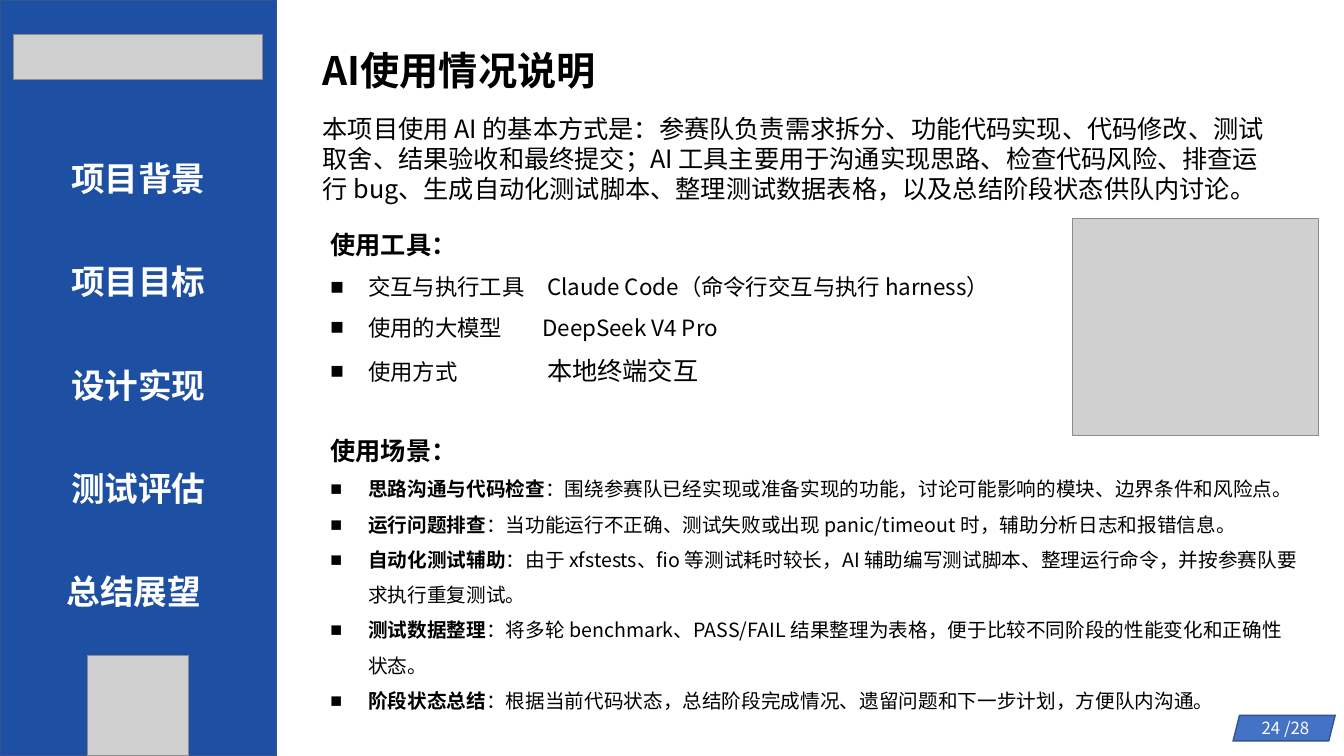
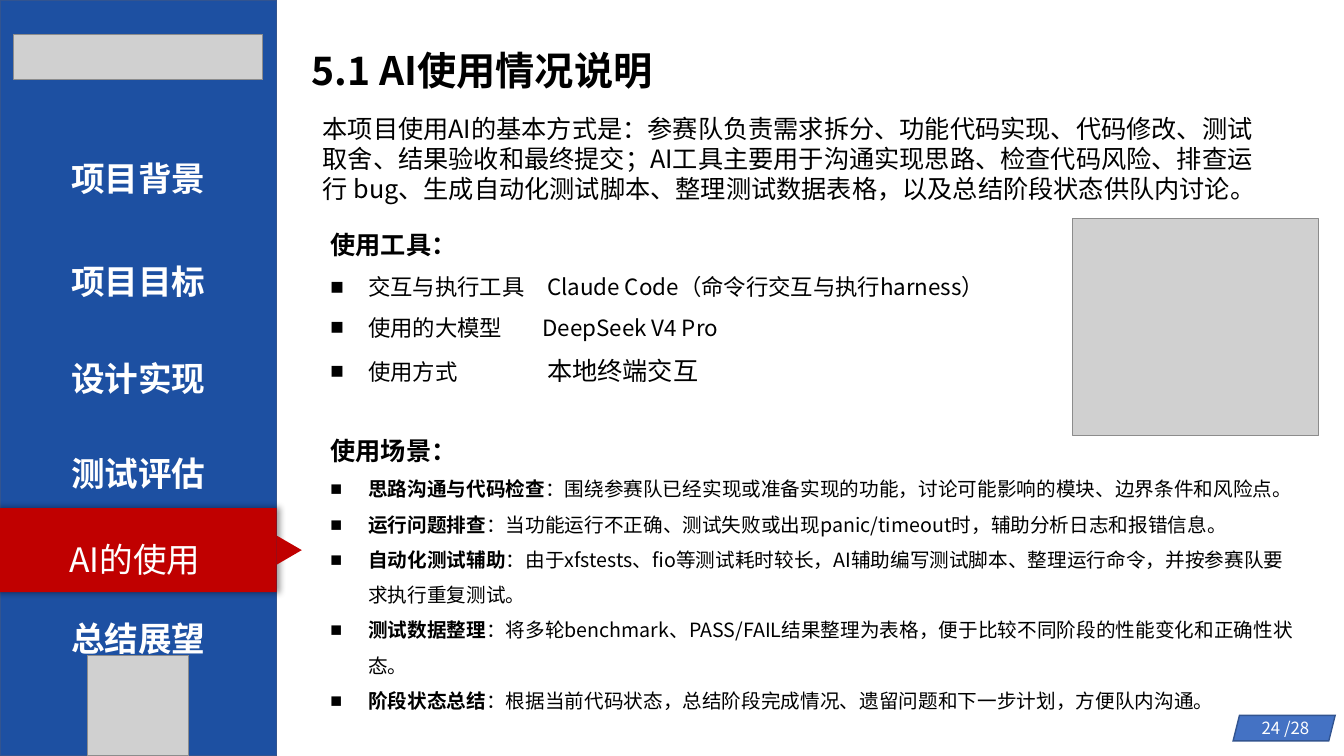
Before and after one commit to byliangg/os_com, a slide deck: slide 24 of 初赛幻灯片.pptx. Drawn at 1344x756 pixels with LibreOffice and Linux fonts; fonts in the diff are those of the drawing; grey boxes stand for pictures. Boxes give left, top, right and bottom in pixels: in the first picture for what was removed or moved away, otherwise in the second. Text is boxed around its words. In the diff, an @@ line names an element or a change of style, - is before the commit and + after.

```diff
--- a/初赛幻灯片.pptx
+++ b/初赛幻灯片.pptx
@@ text at bbox=[312, 51, 652, 89]: text changed @@
-AI使用情况说明
+5.1 AI使用情况说明
@@ text at bbox=[323, 116, 1255, 204]: spaces changed @@
-本项目使用 AI 的基本方式是：参赛队负责需求拆分、功能代码实现、代码修改、测试取舍、结果验收和最终提交；AI 工具主要用于沟通实现思路、检查代码风险、排查运行 bug、生成自动化测试脚本、整理测试数据表格，以及总结阶段状态供队内讨论。
+本项目使用AI的基本方式是：参赛队负责需求拆分、功能代码实现、代码修改、测试取舍、结果验收和最终提交；AI工具主要用于沟通实现思路、检查代码风险、排查运行 bug、生成自动化测试脚本、整理测试数据表格，以及总结阶段状态供队内讨论。
@@ text at bbox=[368, 276, 984, 297]: spaces changed @@
-■ 交互与执行工具 Claude Code（命令行交互与执行 harness）
+■ 交互与执行工具 Claude Code（命令行交互与执行harness）
@@ text "设计实现": place and size @@
-text "设计实现" at bbox=[71, 369, 205, 401]
+text "设计实现" at bbox=[71, 362, 205, 394]
@@ text "测试评估": place and size @@
-text "测试评估" at bbox=[71, 472, 205, 504]
+text "测试评估" at bbox=[71, 457, 205, 489]
@@ rectangle added at bbox=[0, 508, 276, 592], fill #C00000 @@
@@ triangle added at bbox=[276, 535, 301, 565], fill #C00000 @@
@@ text at bbox=[368, 515, 1292, 674]: spaces changed @@
-■ 运行问题排查：当功能运行不正确、测试失败或出现 panic/timeout 时，辅助分析日志和报错信息。
-■ 自动化测试辅助：由于 xfstests、fio 等测试耗时较长，AI 辅助编写测试脚本、整理运行命令，并按参赛队要求执行重复测试。
-■ 测试数据整理：将多轮 benchmark、PASS/FAIL 结果整理为表格，便于比较不同阶段的性能变化和正确性状态。
+■ 运行问题排查：当功能运行不正确、测试失败或出现panic/timeout时，辅助分析日志和报错信息。
+■ 自动化测试辅助：由于xfstests、fio等测试耗时较长，AI辅助编写测试脚本、整理运行命令，并按参赛队要求执行重复测试。
+■ 测试数据整理：将多轮benchmark、PASS/FAIL结果整理为表格，便于比较不同阶段的性能变化和正确性状态。
@@ text added at bbox=[69, 543, 200, 575], 24 pt, text #FFFFFF @@
+AI的使用
@@ text "总结展望" rewrapped from bbox=[67, 575, 201, 607] to bbox=[71, 617, 205, 661] @@
```
Also in this commit, not shown: 26 other slides changed, 1 other file.
